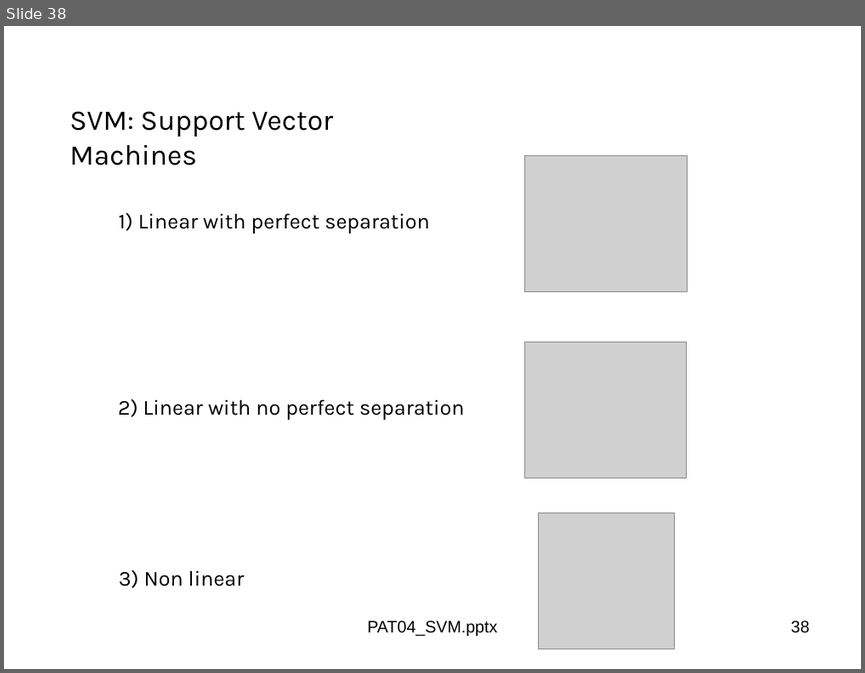
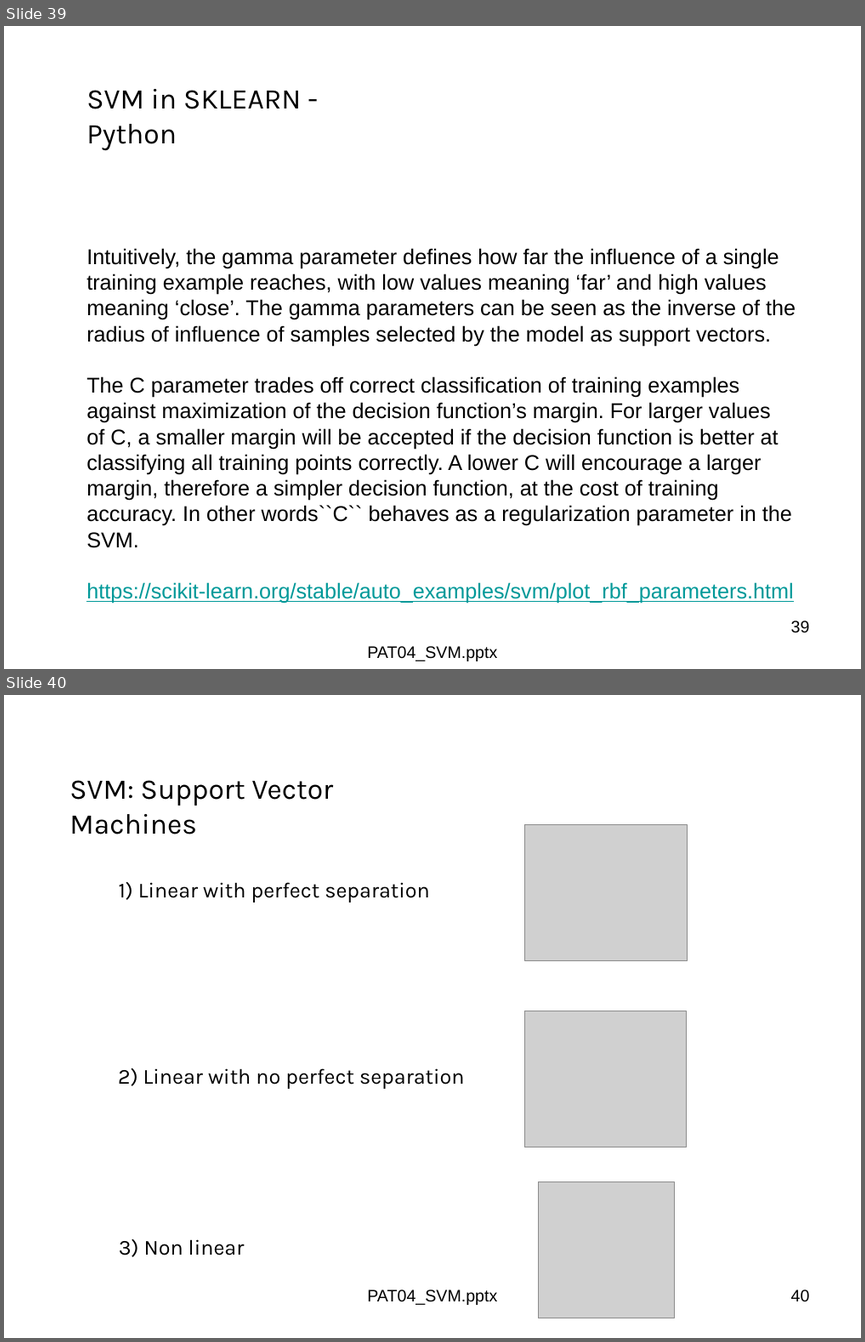
Before and after one commit to domingomery/patrones, a slide deck: clases/Cap04_Clasificacion/presentations/PAT04_SVM.pptx. Shown one above the other, each under a label of ours: slide 38 before the commit, slides 39 and 40 after it. The pictures are 865x673 and 865x1342 pixels, drawn with LibreOffice and Linux fonts; fonts in the diff are those of the drawing; grey boxes stand for pictures. Boxes give left, top, right and bottom in pixels: in the first picture for what was removed or moved away, otherwise in the second. Text is boxed around its words. In the diff, an @@ line names an element or a change of style, - is before the commit and + after.

```diff
--- a/clases/Cap04_Clasificacion/presentations/PAT04_SVM.pptx
+++ b/clases/Cap04_Clasificacion/presentations/PAT04_SVM.pptx
@@ slide 39 added at (4,26,861,669), background #FFFFFF @@
@@ text added at (86,89,301,151), 24 pt, text #000000 @@
+SVM in SKLEARN - Python
@@ text added at (86,248,795,603), 18 pt, text #000000 @@
+Intuitively, the gamma parameter defines how far the influence of a single training example reaches, with low values meaning ‘far’ and high values meaning ‘close’. The gamma parameters can be seen as the inverse of the radius of influence of samples selected by the model as support vectors.
+The C parameter trades off correct classification of training examples against maximization of the decision function’s margin. For larger values of C, a smaller margin will be accepted if the decision function is better at classifying all training points correctly. A lower C will encourage a larger margin, therefore a simpler decision function, at the cost of training accuracy. In other words``C`` behaves as a regularization parameter in the SVM.
+https://scikit-learn.org/stable/auto_examples/svm/plot_rbf_parameters.html
@@ page number added at (791,620,810,633), 14 pt, text #000000 @@
+39
@@ text added at (367,646,497,661), 14 pt, text #000000 @@
+PAT04_SVM.pptx
@@ what was slide 38 is now slide 40 @@
@@ page number at (791,1289,810,1302): text changed @@
-38
+40
```
Also in this commit, not shown: 1 other slide added, 3 other files.
